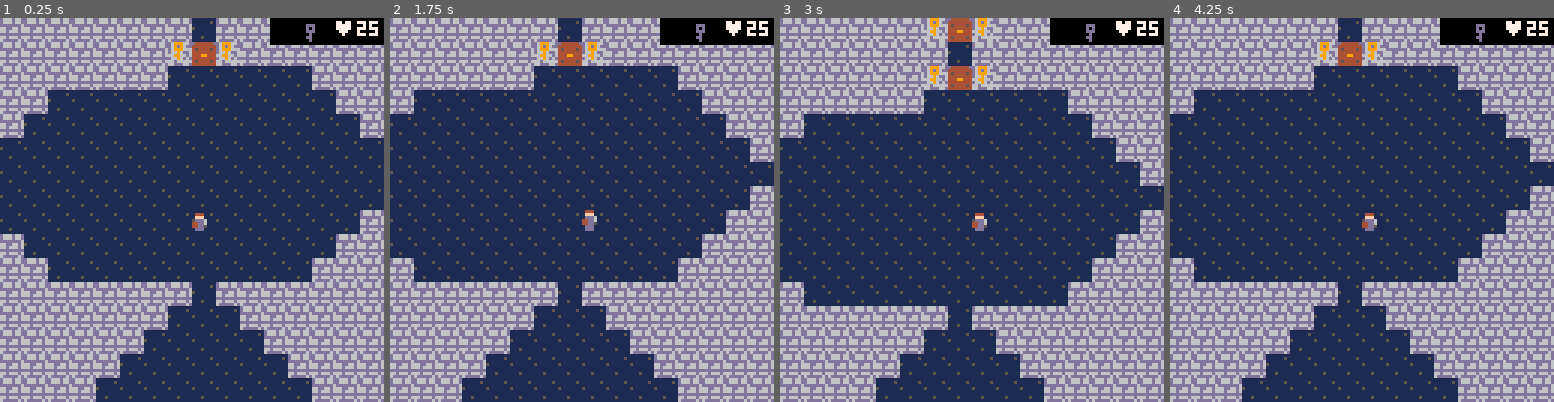
Above: before the commit, frames 1-4 (left to right).
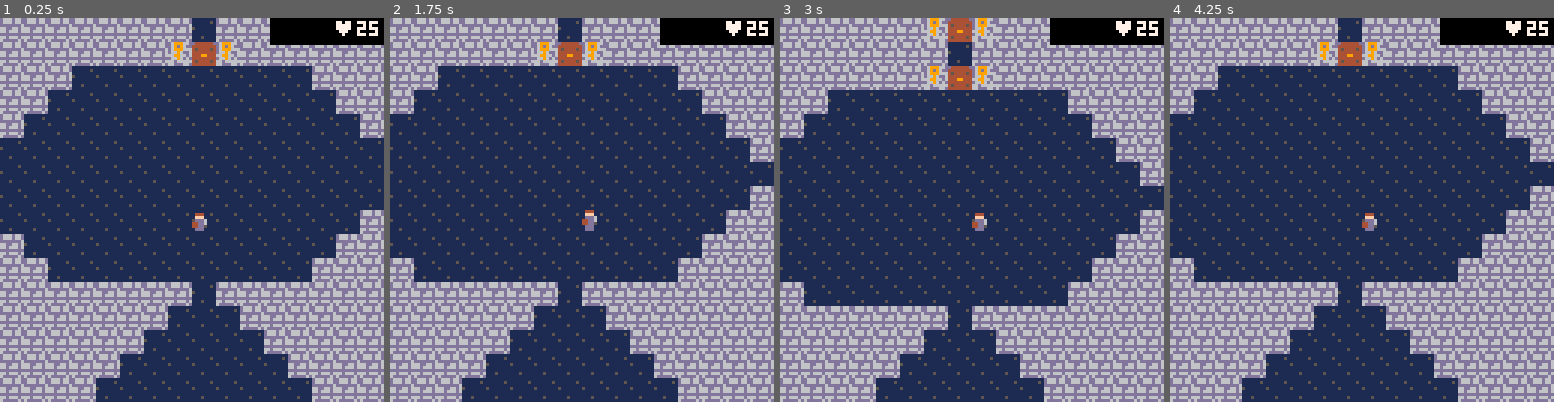
Above: after the commit, the same moments.

Repository: WolfgangSteiner/pico-8-tutorials
Game: PICO-8 cartridge rpg.p8
Two runs of this game, one before a commit and one after it. Both use one fixed random seed, a clock stepped at 60 frames per second and the inputs below.
Inputs:
- Up to frame 1 (0.25 s): no input
- Up to frame 2 (1.75 s): tap X (X key) at 0.33, 1.07 s; hold Right from 1.6 s (still down)
- Up to frame 3 (3 s): tap X (X key) at 1.85, 2.97 s; release Right at 2.1 s; hold Up 2.15-2.42 s; hold Right from 2.47 s (still down)
- Up to frame 4 (4.25 s): release Right at 3.03 s; hold Left 3.08-3.58 s; hold Down 3.63-3.97 s; hold Right from 4.02 s (still down); tap X (X key) at 4.08 s

The runs differ from the first frame. In frame 1, 1.6% of the frame differs, in the area x 18-83%, y 1-19%; in frame 2, 1.6%; in frame 3, 1.6%; in frame 4, 1.6%.

Commit message:
some new stuff

Diff:
--- a/rpg.p8
+++ b/rpg.p8
@@ -42,14 +42,14 @@
 ccccccc301110d0001110d00008880000002200000022000ff4444ffd500005dd800008d00088000dddddf403c3333c3c3cccc3c0066000044444444d6696d6d
 cccccc350ddd0d000ddd0d0000080000000220000002200000044000d555555dd885588d00000000dddddf403cccccc3c333333c000600004544445466d66666
 ccccc5330000000000000000000000000000000000000000000ff000dddddddddddddddd00000000dd44df4033333333cccccccc000000004444444466ddd66d
-00000000000d00000000000000000000000000000000000000000000000000000000000000000000000000000000000000000000000000000000000000000000
-00ddd000000d00000000000000000000000000000000000000000000000000000000000000000000000000000000000000000000000000000000000000000000
-00d0d000000d00000000000000000000000000000000000000000000000000000000000000000000000000000000000000000000000000000000000000000000
-00ddd000000d00000000000000000000000000000000000000000000000000000000000000000000000000000000000000000000000000000000000000000000
-000d0000000d00000000000000000000000000000000000000000000000000000000000000000000000000000000000000000000000000000000000000000000
-00dd0000000d00000000000000000000000000000000000000000000000000000000000000000000000000000000000000000000000000000000000000000000
-000d0000000000000000000000000000000000000000000000000000000000000000000000000000000000000000000000000000000000000000000000000000
-00000000000000000000000000000000000000000000000000000000000000000000000000000000000000000000000000000000000000000000000000000000
+00000000000d00000006000000282200002822000028220000000000000000000000000000000000000000000000000000000000000000000000000000000000
+00ddd000000d00000006000002822220028222200288222000000000000000000000000000000000000000000000000000000000000000000000000000000000
+00d0d000000d00000006000022282222228822222288222200000000000000000000000000000000000000000000000000000000000000000000000000000000
+00ddd000000d00000006000022222282222822822288228200000000000000000000000000000000000000000000000000000000000000000000000000000000
+000d0000000d00000006000088228822882288828828888200000000000000000000000000000000000000000000000000000000000000000000000000000000
+00dd0000000d00000006000082222822822288228822888200000000000000000000000000000000000000000000000000000000000000000000000000000000
+000d0000000000000000000028222282882228828822888200000000000000000000000000000000000000000000000000000000000000000000000000000000
+00000000000000000000000022228222282282828822888200000000000000000000000000000000000000000000000000000000000000000000000000000000
 00000000000000000000000000000000000000000000000000000000000000000000000000000000000000000000000000000000000000000000000000000000
 00000000000000000000000000000000000000000000000000000000000000000000000000000000000000000000000000000000000000000000000000000000
 00000000000000000000000000000000000000000000000000000000000000000000000000000000000000000000000000000000000000000000000000000000
@@ -99,7 +99,7 @@
 31913131b0b0b0b0b0b0b07070b0b0b0b0b0b0b0b0b0c0c0c0c0c0c0c0c0c0c0c0c0c0c0c0c06060606060606060606060606060606060606060606060606060
 83808080808080606060606060606060606060606060f3e3f3606060606060606060606060808080806060606060606060606060606060606060606060606060
 31318131b0b0b0b0b0b0b07070b0b0b0b0b0b0b0b0b0c0c0c0c0c0c0c0c0d0e0c0c0c0c0c0c06060606060606060606060606060606060606060606060606060
-83808080808060606060606060606060606060606060808080808080606060606060606080808080808060606060606060606060606060606060606060606060
+83808080808060606060606060606060606080808080808080808080606060606060606080808080808060606060606060606060606060606060606060606060
 c0c07070707070b0b0b0b07070b0b0b0b0b0b0b0b0b0c0c0c0c0c0c0c0c0d1e1c0c0c0c0c0c06060606060606060606060606060606060606060606060606060
 60808080808060606060606060606060608080808080808080808080806060606060608080808080808080606060606060606060606060606060606060606060
 d0e0c0c0d0e070707070b07070b0b0b041616151b0d0e0c0c0c0c0c0d0e0c0c0c0c0c0c0c0c06060606060606060606060606060606060606060606060606060
--- a/rpg/main.lua
+++ b/rpg/main.lua
@@ -12,6 +12,7 @@
     spawn_all_shooters()
     spawn_all_swirls()
     spawn_all_keys()
+    sfx(16,0)
    --music = sfx (4)
 end
 
--- a/rpg/player.lua
+++ b/rpg/player.lua
@@ -3,7 +3,7 @@
    player.sprite = sprite_new(vec2(0,0), {0,1})
    player.spr = 1
    player.v = vec2(1,1)
-   player.m_p =  vec2(87,50)--vec2(5,63)
+   player.m_p =   vec2(87,50) --ec2(5,63)
    player.alive = true
    player.die = player_die
    player.update = update_player
@@ -21,7 +21,7 @@
    player.last_move_time = 0
    player.move_cooldown = 0.5
    player.has_iron_key = false
-   player.has_stone_key = true
+   player.has_stone_key = false
    return player
 end
 
@@ -73,6 +73,7 @@
         --check for dungeon entrance
         if vec2_eq(player.m_p,vec2(15,10)) then
             player.m_p = vec2(87,62)
+            sfx(-1,0)
             sfx(1,0)
         end
         --check for dungeon exit
@@ -85,6 +86,13 @@
             player.has_iron_key = false
             mset(87,43,8)
             sfx(14)
+        end
+
+        if vec2_eq(player.m_p,vec2(87,42)) and player.has_stone_key == true then
+            player.has_stone_key = false
+            mset(87,41,8)
+            sfx(14)
+            sfx(18)
         end
 
         if vec2_eq(player.m_p,vec2(97,48)) and not slimes_defeated then
--- a/rpg/spawning.lua
+++ b/rpg/spawning.lua
@@ -37,5 +37,5 @@
 end
 
 function spawn_all_keys()
-    add(entities,create_key(68,32,{61},"iron"))
+    add(entities,create_key(68,32,{61,66},"iron"))
 end
Not shown, changed: the sound effects (__sfx__) section of rpg.p8
